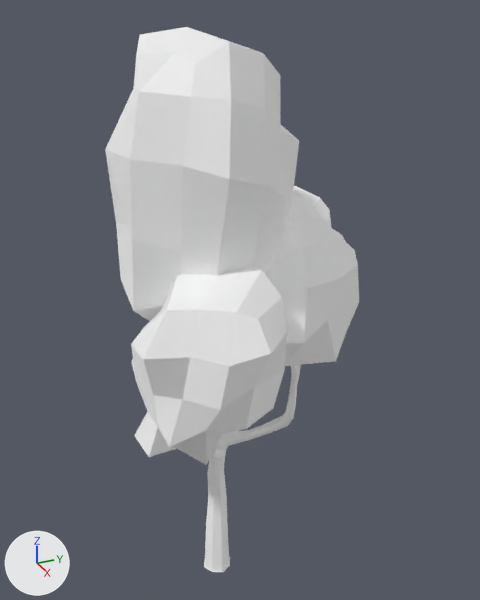
Renders of the glTF model assets/nature_lowpoly/BirchTree_3.glb from each side of a commit.
One viewpoint serves both versions: a 50 mm camera at (3.81, -1.51, 4.18) aimed at (-0.1, 0.25, 2.22). Arrows for +X, +Y and +Z are at lower left; the lights stay in place. The older version comes first.

The first picture shows 'BirchTree_3'.
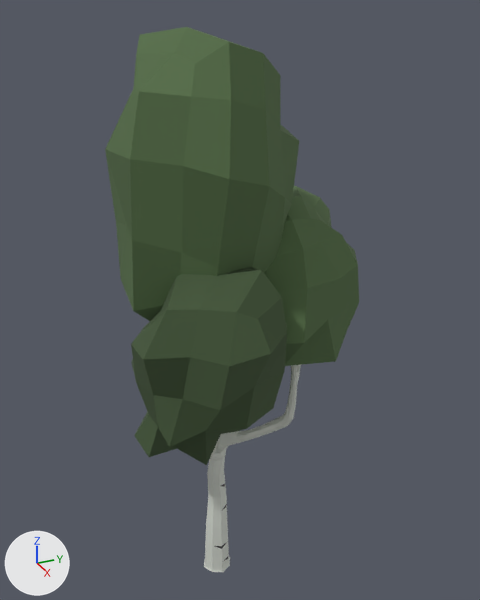
The change, as a diff of the scene's bpy script:
```diff
--- a/assets/nature_lowpoly/BirchTree_3.glb.py
+++ b/assets/nature_lowpoly/BirchTree_3.glb.py
@@ mat_white @@
 mat_white = principled_material('White')
-mat_white.base_color = (1.0, 1.0, 1.0)  # white #ffffff
-mat_white.metallic = 1.0
-mat_white.roughness = 1.0
+mat_white.base_color = (0.655, 0.686, 0.626)  # light grey #d4d8cf
+mat_white.roughness = 0.9
@@ mat_black @@
 mat_black = principled_material('Black')
-mat_black.base_color = (1.0, 1.0, 1.0)  # white #ffffff
+mat_black.base_color = (0.055, 0.055, 0.055)  # dark grey #424242
 mat_black.metallic = 1.0
@@ mat_green @@
 mat_green = principled_material('Green')
-mat_green.base_color = (1.0, 1.0, 1.0)  # white #ffffff
-mat_green.metallic = 1.0
-mat_green.roughness = 1.0
+mat_green.base_color = (0.0874, 0.152, 0.0599)  # dark green #536d45
+mat_green.roughness = 0.9
@@ mat_darkgreen @@
 mat_darkgreen = principled_material('DarkGreen')
-mat_darkgreen.base_color = (1.0, 1.0, 1.0)  # white #ffffff
-mat_darkgreen.metallic = 1.0
-mat_darkgreen.roughness = 1.0
+mat_darkgreen.base_color = (0.0532, 0.0908, 0.037)  # dark green #415536
+mat_darkgreen.roughness = 0.9
```

Pixel boxes [x1, y1, x2, y2] of what changed, in the pictures (480 x 600 px):
'BirchTree_3', recoloured, surface changed (white to dark green)
    both: [105, 27, 359, 572]
